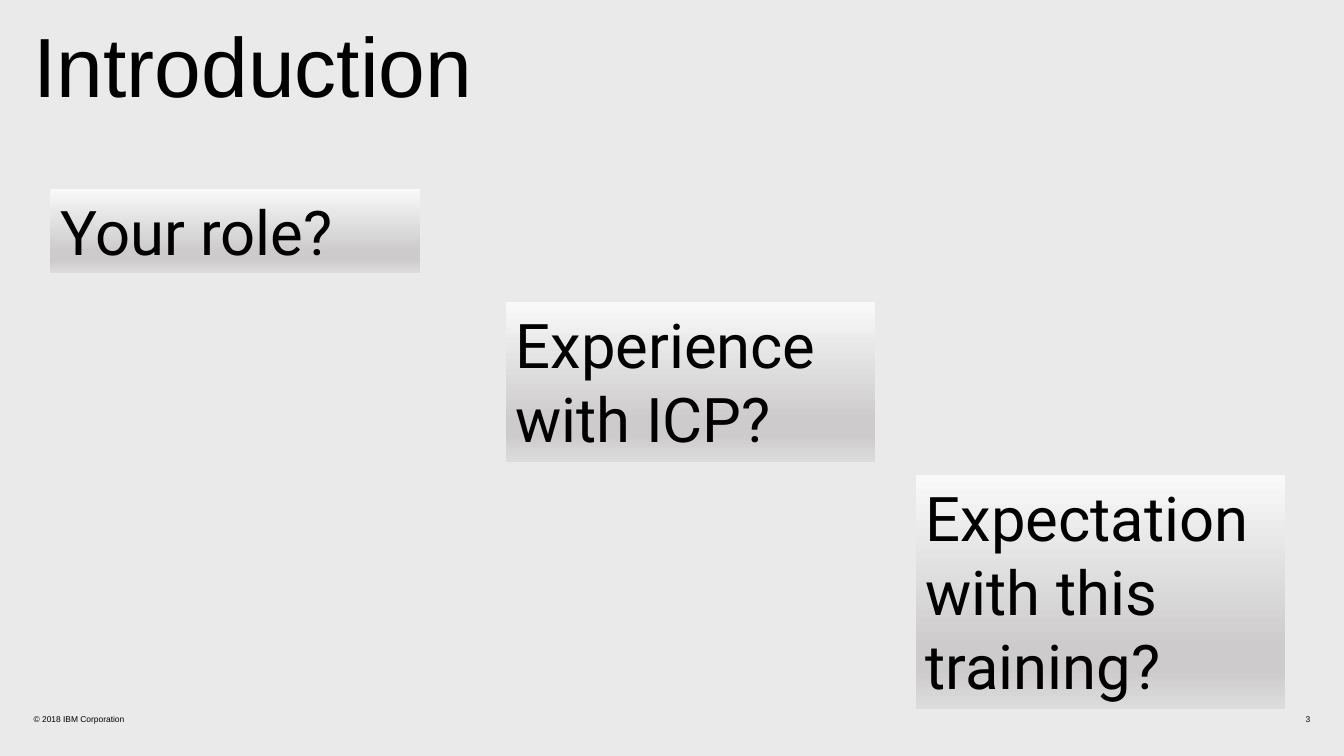
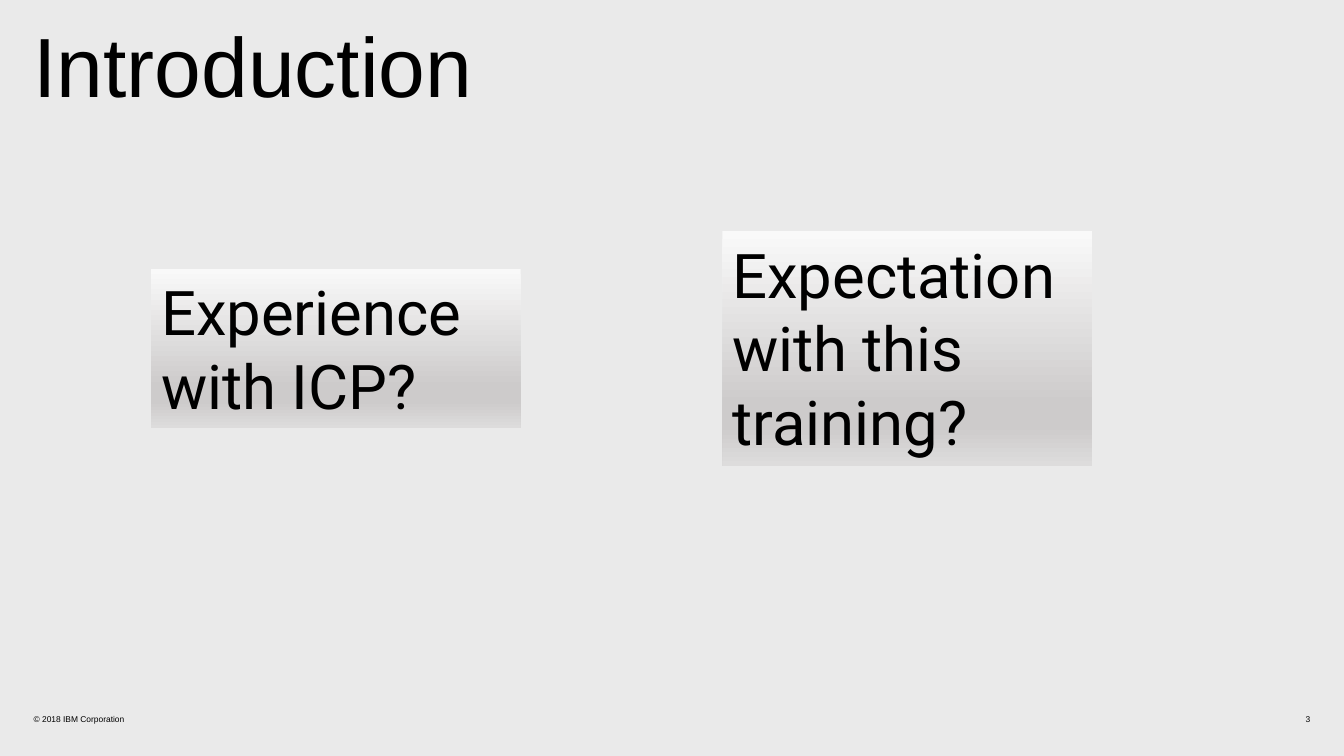
Before and after one commit to ibm-cloud-architecture/icp-operations, a slide deck: slide 3 of Training/ICP Operations Intro.pptx. Drawn at 1344x756 pixels with LibreOffice and Linux fonts; fonts in the diff are those of the drawing. Boxes give left, top, right and bottom in pixels: in the first picture for what was removed or moved away, otherwise in the second. Text is boxed around its words. In the diff, an @@ line names an element or a change of style, - is before the commit and + after.

Commit message:
Prepare Introduction

```diff
--- a/Training/ICP Operations Intro.pptx
+++ b/Training/ICP Operations Intro.pptx
@@ rectangle removed at [50,189,420,273] @@
-Your role?
@@ rectangle "Expectation with this training?": place and size @@
-rectangle "Expectation with this training?" at [915,475,1286,709]
+rectangle "Expectation with this training?" at [723,232,1093,466]
@@ rectangle "Experience with ICP?": place and size @@
-rectangle "Experience with ICP?" at [506,302,876,462]
+rectangle "Experience with ICP?" at [151,269,521,429]
```
